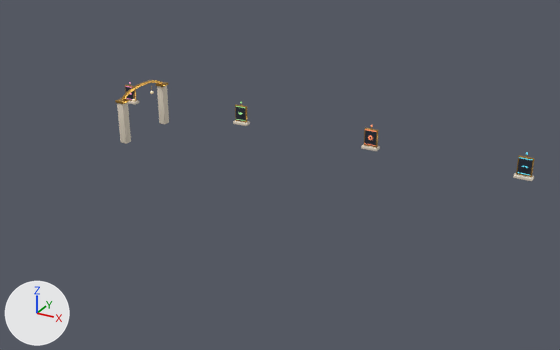
What one commit did to the glTF model public/models/kiosks.glb.
One viewpoint serves both versions: a 50 mm camera at (68.5, -65.6, 57.3) aimed at (8.7, 43.1, 2.9). The axes (+X, +Y, +Z) are drawn at lower left. The lights are the same throughout. The older version comes first. Where no turn or scale is listed for an object, it has been applied to the vertices.

Objects in the first picture: 'city_gate', 'kiosk_research_mesh' and 3 more.
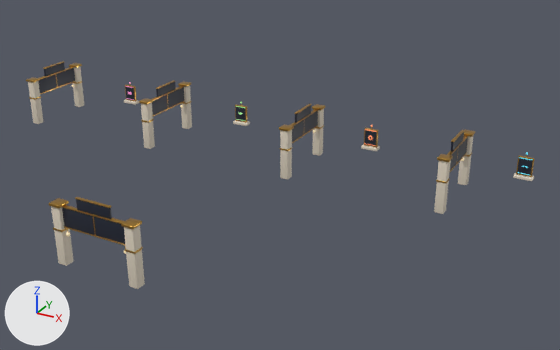
What differs and where, as boxes (x1, y1, x2, y2) in the pictures (560 x 350 px):
'gate_experience_frame', added
    after: (49, 197, 145, 289)
    faces in mat_kiosk_stone (pale yellow #e2d7c4): (51, 206, 145, 289)
    faces in mat_gate_frame (dark blue #1b2233): (62, 199, 125, 244)
    faces in mat_kiosk_brass (orange #c39545): (49, 197, 143, 254)
'gate_projects_frame', added
    after: (279, 103, 325, 180)
    faces in mat_kiosk_stone (pale yellow #e2d7c4): (280, 109, 324, 180)
    faces in mat_gate_frame (dark blue #1b2233): (292, 105, 318, 142)
    faces in mat_kiosk_brass (orange #c39545): (279, 103, 325, 151)
'gate_education_frame', added
    after: (139, 80, 192, 149)
    faces in mat_kiosk_stone (pale yellow #e2d7c4): (141, 85, 192, 149)
    faces in mat_gate_frame (dark blue #1b2233): (152, 82, 184, 115)
    faces in mat_kiosk_brass (orange #c39545): (139, 80, 191, 123)
'gate_research_frame', added
    after: (434, 129, 475, 214)
    faces in mat_kiosk_stone (pale yellow #e2d7c4): (434, 136, 473, 214)
    faces in mat_gate_frame (dark blue #1b2233): (450, 132, 468, 170)
    faces in mat_kiosk_brass (orange #c39545): (436, 129, 475, 183)
'gate_contact_frame', added
    after: (26, 61, 84, 124)
    faces in mat_kiosk_stone (pale yellow #e2d7c4): (28, 66, 84, 124)
    faces in mat_gate_frame (dark blue #1b2233): (38, 63, 75, 93)
    faces in mat_kiosk_brass (orange #c39545): (26, 61, 83, 100)
'city_gate', deleted
    before: (115, 80, 169, 144)
    faces in mat_kiosk_stone (pale yellow #e2d7c4): (117, 85, 169, 144)
    faces in mat_kiosk_brass (orange #c39545): (115, 80, 168, 104)

The change, as a list of edits to the scene's bpy script:
```text
Add mat_gate_frame:
    mat_gate_frame = principled_material('gate_frame')
    mat_gate_frame.base_color = (0.011, 0.016, 0.0331)  # dark blue #1b2233
Add me_cube_046:
    me_cube_046.from_pydata(...)  # 1916 vertices, 3760 faces; spans x -1.0..1.0, y -7.5..7.5, z -5.7..5.7
    # faces by material slot: [376, 1568, 1440, 376]
    me_cube_046.materials.append(mat_kiosk_stone)  # pale yellow #e2d7c4
    me_cube_046.materials.append(mat_kiosk_brass)  # orange #c39545
    me_cube_046.materials.append(mat_gate_lantern)  # beige #fff1d0, glowing brown #7c6338
    me_cube_046.materials.append(mat_gate_frame)  # dark blue #1b2233
Add me_cube_060:
    me_cube_060.from_pydata(...)  # 1916 vertices, 3760 faces; spans x -1.0..1.0, y -7.5..7.5, z -5.7..5.7
    # faces by material slot: [376, 1568, 1440, 376]
    me_cube_060.materials.append(mat_kiosk_stone)  # pale yellow #e2d7c4
    me_cube_060.materials.append(mat_kiosk_brass)  # orange #c39545
    me_cube_060.materials.append(mat_gate_lantern)  # beige #fff1d0, glowing brown #7c6338
    me_cube_060.materials.append(mat_gate_frame)  # dark blue #1b2233
Add me_cube_032_1:
    me_cube_032_1.from_pydata(...)  # 1916 vertices, 3760 faces; spans x -7.5..7.5, y -1.0..1.0, z -5.7..5.7
    # faces by material slot: [376, 1568, 1440, 376]
    me_cube_032_1.materials.append(mat_kiosk_stone)  # pale yellow #e2d7c4
    me_cube_032_1.materials.append(mat_kiosk_brass)  # orange #c39545
    me_cube_032_1.materials.append(mat_gate_lantern)  # beige #fff1d0, glowing brown #7c6338
    me_cube_032_1.materials.append(mat_gate_frame)  # dark blue #1b2233
Add me_cube_074:
    me_cube_074.from_pydata(...)  # 1916 vertices, 3760 faces; spans x -1.0..1.0, y -7.5..7.5, z -5.7..5.7
    # faces by material slot: [376, 1568, 1440, 376]
    me_cube_074.materials.append(mat_kiosk_stone)  # pale yellow #e2d7c4
    me_cube_074.materials.append(mat_kiosk_brass)  # orange #c39545
    me_cube_074.materials.append(mat_gate_lantern)  # beige #fff1d0, glowing brown #7c6338
    me_cube_074.materials.append(mat_gate_frame)  # dark blue #1b2233
Add me_cube_088:
    me_cube_088.from_pydata(...)  # 1916 vertices, 3760 faces; spans x -1.0..1.0, y -7.5..7.5, z -5.7..5.7
    # faces by material slot: [376, 1568, 1440, 376]
    me_cube_088.materials.append(mat_kiosk_stone)  # pale yellow #e2d7c4
    me_cube_088.materials.append(mat_kiosk_brass)  # orange #c39545
    me_cube_088.materials.append(mat_gate_lantern)  # beige #fff1d0, glowing brown #7c6338
    me_cube_088.materials.append(mat_gate_frame)  # dark blue #1b2233
Remove ob_city_gate:
    ob_city_gate = bpy.data.objects.new('city_gate', me_cube_032)
    ob_city_gate.location = (-30.0, 55.0, 5.4)
Add ob_gate_research_frame:
    ob_gate_research_frame = bpy.data.objects.new('gate_research_frame', me_cube_046)
    ob_gate_research_frame.location = (36.0, 55.0, 5.7)
Add ob_gate_projects_frame:
    ob_gate_projects_frame = bpy.data.objects.new('gate_projects_frame', me_cube_060)
    ob_gate_projects_frame.location = (7.0, 55.0, 5.7)
Add ob_gate_experience_frame:
    ob_gate_experience_frame = bpy.data.objects.new('gate_experience_frame', me_cube_032_1)
    ob_gate_experience_frame.location = (0.0, 6.0, 5.7)
Add ob_gate_education_frame:
    ob_gate_education_frame = bpy.data.objects.new('gate_education_frame', me_cube_074)
    ob_gate_education_frame.location = (-24.0, 55.0, 5.7)
Add ob_gate_contact_frame:
    ob_gate_contact_frame = bpy.data.objects.new('gate_contact_frame', me_cube_088)
    ob_gate_contact_frame.location = (-54.0, 55.0, 5.7)
```
